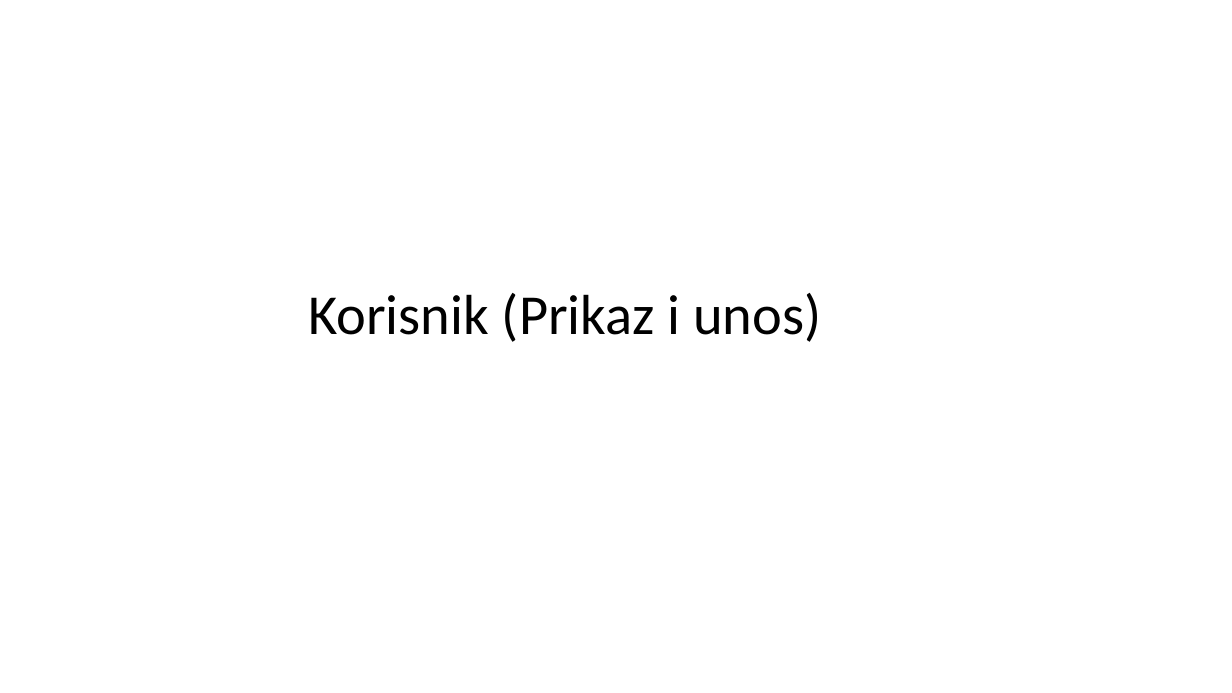
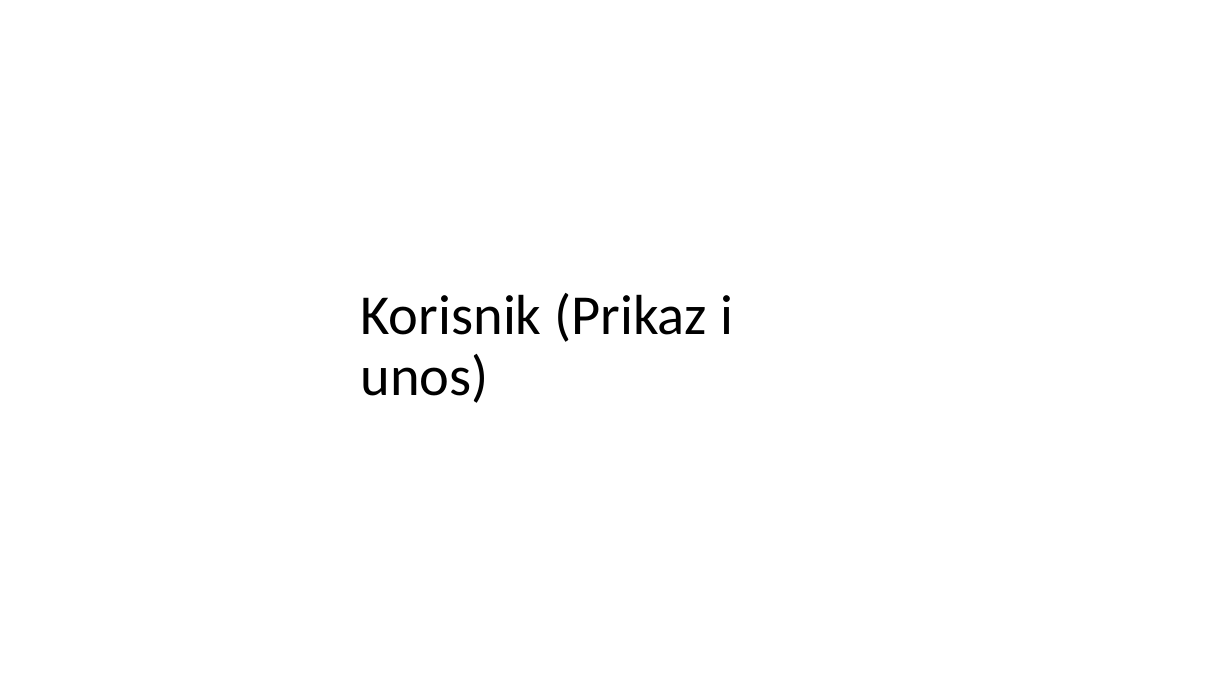
Before and after one commit to edin-3031/Projektna_Organizacija, a slide deck: slide 4 of Projektna organizacija.pptx. Drawn at 1232x693 pixels with LibreOffice and Linux fonts; fonts in the diff are those of the drawing. Boxes give left, top, right and bottom in pixels: in the first picture for what was removed or moved away, otherwise in the second. Text is boxed around its words. In the diff, an @@ line names an element or a change of style, - is before the commit and + after.

```diff
--- a/Projektna organizacija.pptx
+++ b/Projektna organizacija.pptx
@@ title "Korisnik (Prikaz i unos)" rewrapped from (308, 293, 821, 342) to (361, 293, 733, 403) @@
```
Also in this commit, not shown: 7 other slides changed, 1 slide added, 1 slide removed, 19 other files.
